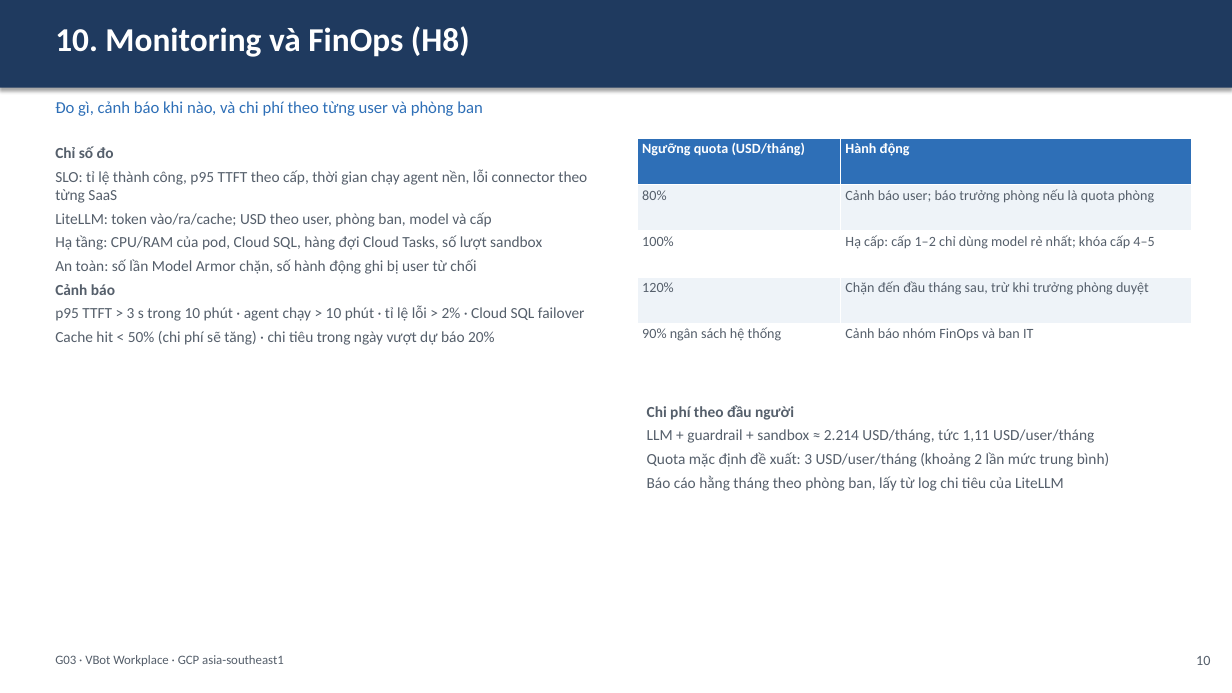
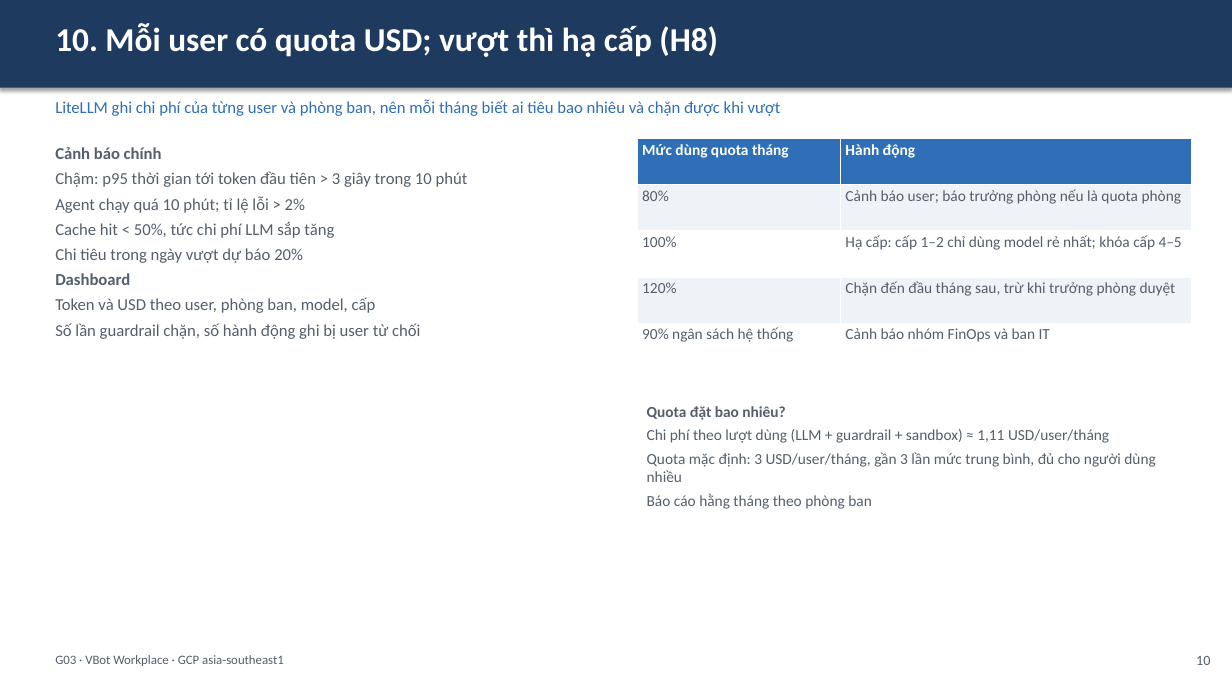
Before and after one commit to anhltsefpt/VBot-production-capstone, a slide deck: slide 12 of anh-le/G03_slide.pptx (slide 11 before the commit). Drawn at 1232x693 pixels with LibreOffice and Linux fonts; fonts in the diff are those of the drawing. Boxes give left, top, right and bottom in pixels: in the first picture for what was removed or moved away, otherwise in the second. Text is boxed around its words. In the diff, an @@ line names an element or a change of style, - is before the commit and + after.

```diff
--- a/anh-le/G03_slide.pptx
+++ b/anh-le/G03_slide.pptx
@@ text at (55, 24, 718, 57): text changed @@
-10. Monitoring và FinOps (H8)
+10. Mỗi user có quota USD; vượt thì hạ cấp (H8)
@@ text at (55, 100, 781, 116): text changed @@
-Đo gì, cảnh báo khi nào, và chi phí theo từng user và phòng ban
+LiteLLM ghi chi phí của từng user và phòng ban, nên mỗi tháng biết ai tiêu bao nhiêu và chặn được khi vượt
@@ text at (55, 147, 468, 339): text changed; size 12 to 13 pt @@
-Chỉ số đo
-SLO: tỉ lệ thành công, p95 TTFT theo cấp, thời gian chạy agent nền, lỗi connector theo từng SaaS
-LiteLLM: token vào/ra/cache; USD theo user, phòng ban, model và cấp
-Hạ tầng: CPU/RAM của pod, Cloud SQL, hàng đợi Cloud Tasks, số lượt sandbox
-An toàn: số lần Model Armor chặn, số hành động ghi bị user từ chối
-Cảnh báo
-p95 TTFT > 3 s trong 10 phút · agent chạy > 10 phút · tỉ lệ lỗi > 2% · Cloud SQL failover
-Cache hit < 50% (chi phí sẽ tăng) · chi tiêu trong ngày vượt dự báo 20%
+Cảnh báo chính
+Chậm: p95 thời gian tới token đầu tiên > 3 giây trong 10 phút
+Agent chạy quá 10 phút; tỉ lệ lỗi > 2%
+Cache hit < 50%, tức chi phí LLM sắp tăng
+Chi tiêu trong ngày vượt dự báo 20%
+Dashboard
+Token và USD theo user, phòng ban, model, cấp
+Số lần guardrail chặn, số hành động ghi bị user từ chối
@@ table at (638, 139, 1192, 370) @@
-row 1, column 1: Ngưỡng quota (USD/tháng)
+row 1, column 1: Mức dùng quota tháng
@@ size 11 to 12 pt @@
@@ text at (647, 406, 1155, 509): text changed @@
-Chi phí theo đầu người
-LLM + guardrail + sandbox ≈ 2.214 USD/tháng, tức 1,11 USD/user/tháng
-Quota mặc định đề xuất: 3 USD/user/tháng (khoảng 2 lần mức trung bình)
-Báo cáo hằng tháng theo phòng ban, lấy từ log chi tiêu của LiteLLM
+Quota đặt bao nhiêu?
+Chi phí theo lượt dùng (LLM + guardrail + sandbox) ≈ 1,11 USD/user/tháng
+Quota mặc định: 3 USD/user/tháng, gần 3 lần mức trung bình, đủ cho người dùng nhiều
+Báo cáo hằng tháng theo phòng ban
```
Also in this commit, not shown: 11 other slides changed, 4 slides added, 1 slide removed, 2 other files.
